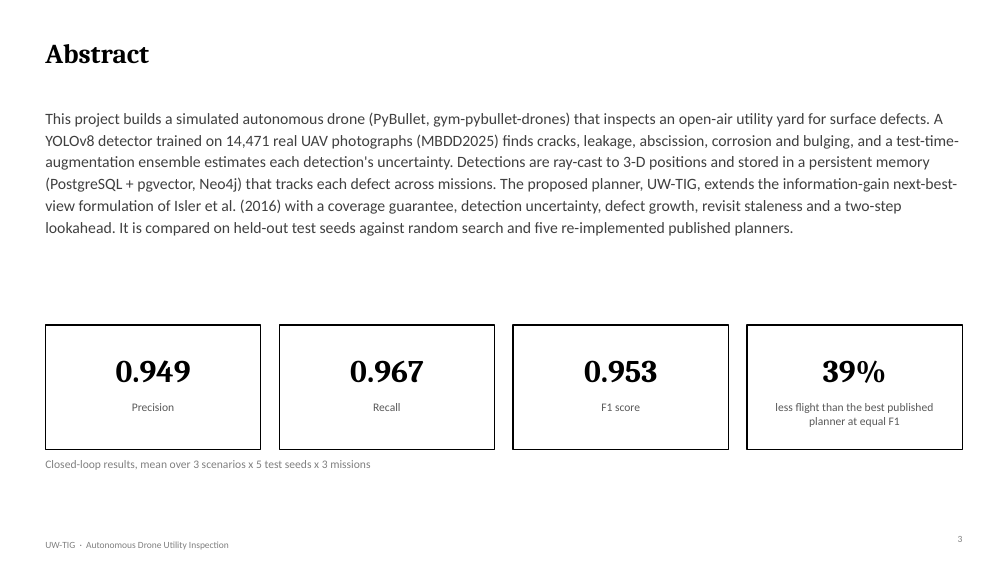
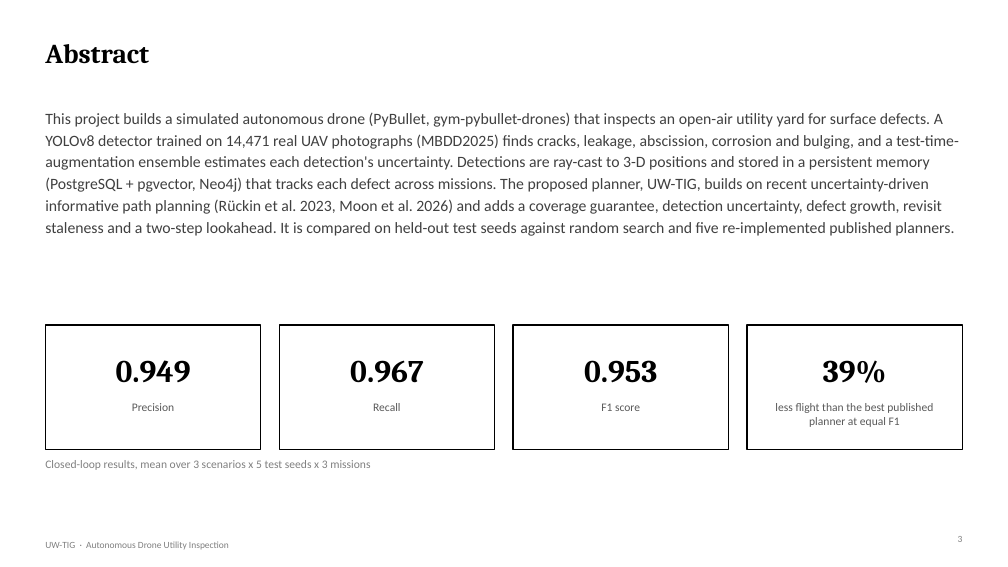
Before and after one commit to DrNeel11/project_work_1, a slide deck: slide 3 of drone-sim-today/Autonomous_Drone_Inspection_Progress.pptx. Drawn at 1008x567 pixels with LibreOffice and Linux fonts; fonts in the diff are those of the drawing. Boxes give left, top, right and bottom in pixels: in the first picture for what was removed or moved away, otherwise in the second. Text is boxed around its words. In the diff, an @@ line names an element or a change of style, - is before the commit and + after.

```diff
--- a/drone-sim-today/Autonomous_Drone_Inspection_Progress.pptx
+++ b/drone-sim-today/Autonomous_Drone_Inspection_Progress.pptx
@@ text at bbox=[45, 113, 959, 236]: text changed @@
-This project builds a simulated autonomous drone (PyBullet, gym-pybullet-drones) that inspects an open-air utility yard for surface defects. A YOLOv8 detector trained on 14,471 real UAV photographs (MBDD2025) finds cracks, leakage, abscission, corrosion and bulging, and a test-time-augmentation ensemble estimates each detection's uncertainty. Detections are ray-cast to 3-D positions and stored in a persistent memory (PostgreSQL + pgvector, Neo4j) that tracks each defect across missions. The proposed planner, UW-TIG, extends the information-gain next-best-view formulation of Isler et al. (2016) with a coverage guarantee, detection uncertainty, defect growth, revisit staleness and a two-step lookahead. It is compared on held-out test seeds against random search and five re-implemented published planners.
+This project builds a simulated autonomous drone (PyBullet, gym-pybullet-drones) that inspects an open-air utility yard for surface defects. A YOLOv8 detector trained on 14,471 real UAV photographs (MBDD2025) finds cracks, leakage, abscission, corrosion and bulging, and a test-time-augmentation ensemble estimates each detection's uncertainty. Detections are ray-cast to 3-D positions and stored in a persistent memory (PostgreSQL + pgvector, Neo4j) that tracks each defect across missions. The proposed planner, UW-TIG, builds on recent uncertainty-driven informative path planning (Rückin et al. 2023, Moon et al. 2026) and adds a coverage guarantee, detection uncertainty, defect growth, revisit staleness and a two-step lookahead. It is compared on held-out test seeds against random search and five re-implemented published planners.
```
Also in this commit, not shown: 5 other slides changed, 11 other files.
